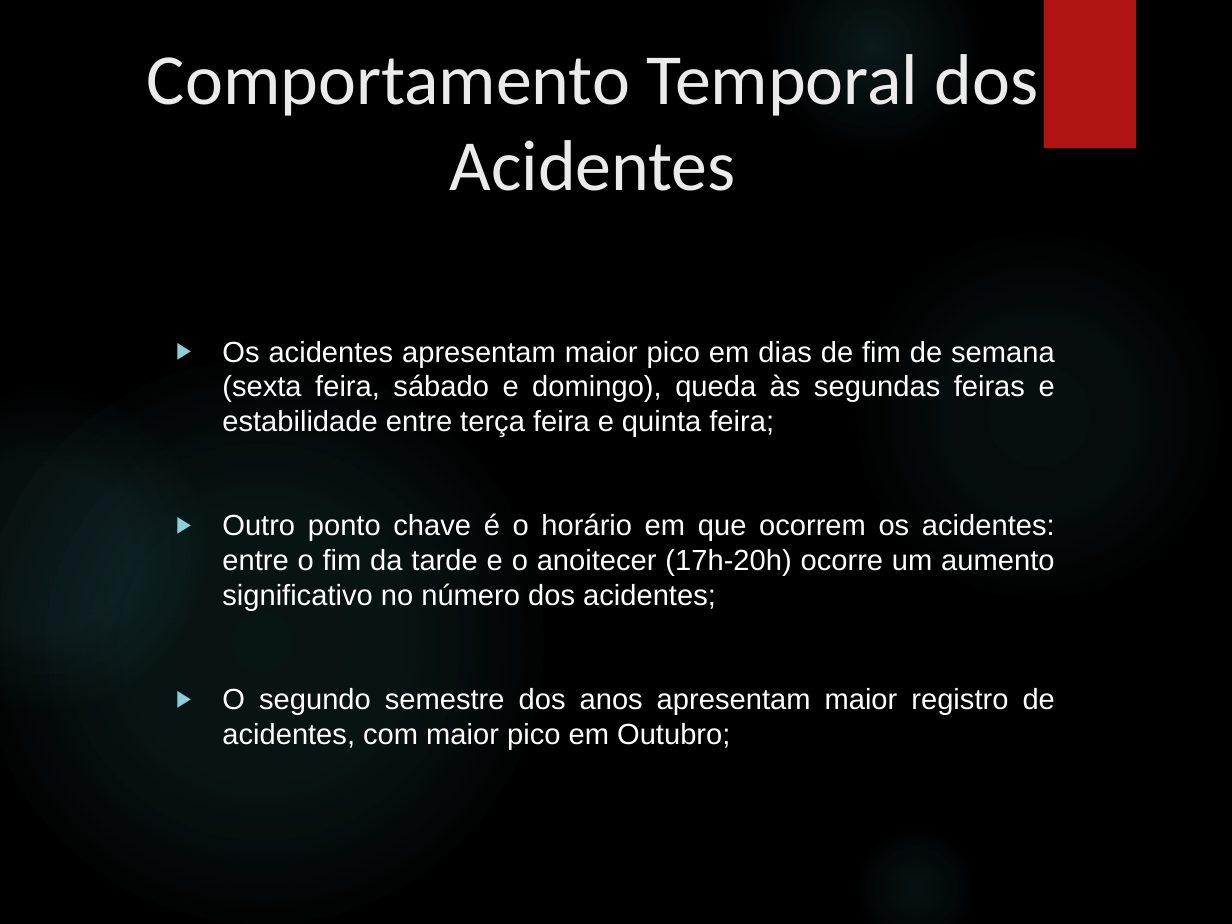
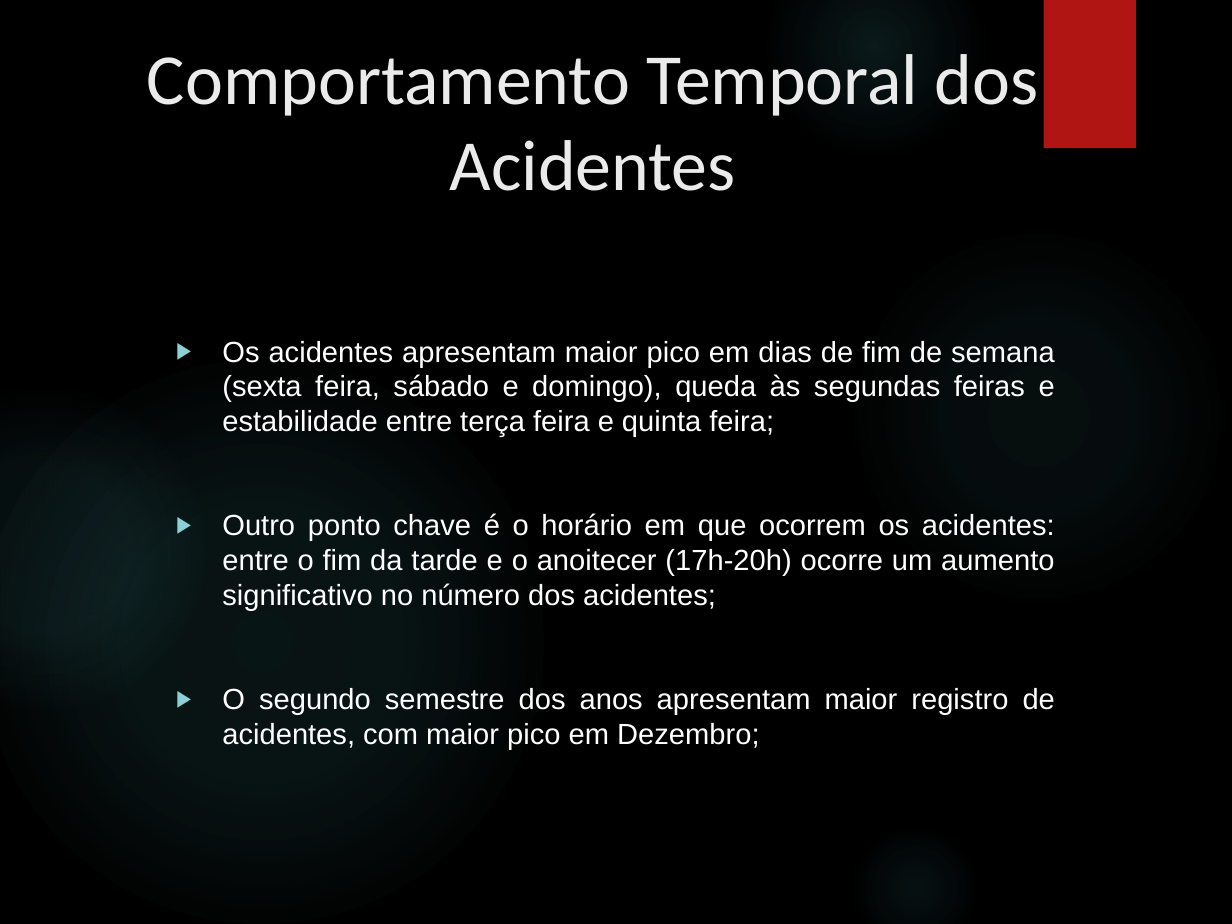
Before and after one commit to carnaubarosario/BI_SafeRoad_2.0, a slide deck: slide 8 of Apresentação BI SafeRoad 2.0.pptx. Drawn at 1232x924 pixels with LibreOffice and Linux fonts; fonts in the diff are those of the drawing; background and template pictures are left out. Boxes give left, top, right and bottom in pixels: in the first picture for what was removed or moved away, otherwise in the second. Text is boxed around its words. In the diff, an @@ line names an element or a change of style, - is before the commit and + after.

```diff
--- a/Apresentação BI SafeRoad 2.0.pptx
+++ b/Apresentação BI SafeRoad 2.0.pptx
@@ text at [222, 688, 1055, 749]: text changed @@
-▶ O segundo semestre dos anos apresentam maior registro de acidentes, com maior pico em Outubro;
+▶ O segundo semestre dos anos apresentam maior registro de acidentes, com maior pico em Dezembro;
```
Also in this commit, not shown: 5 other slides changed.
